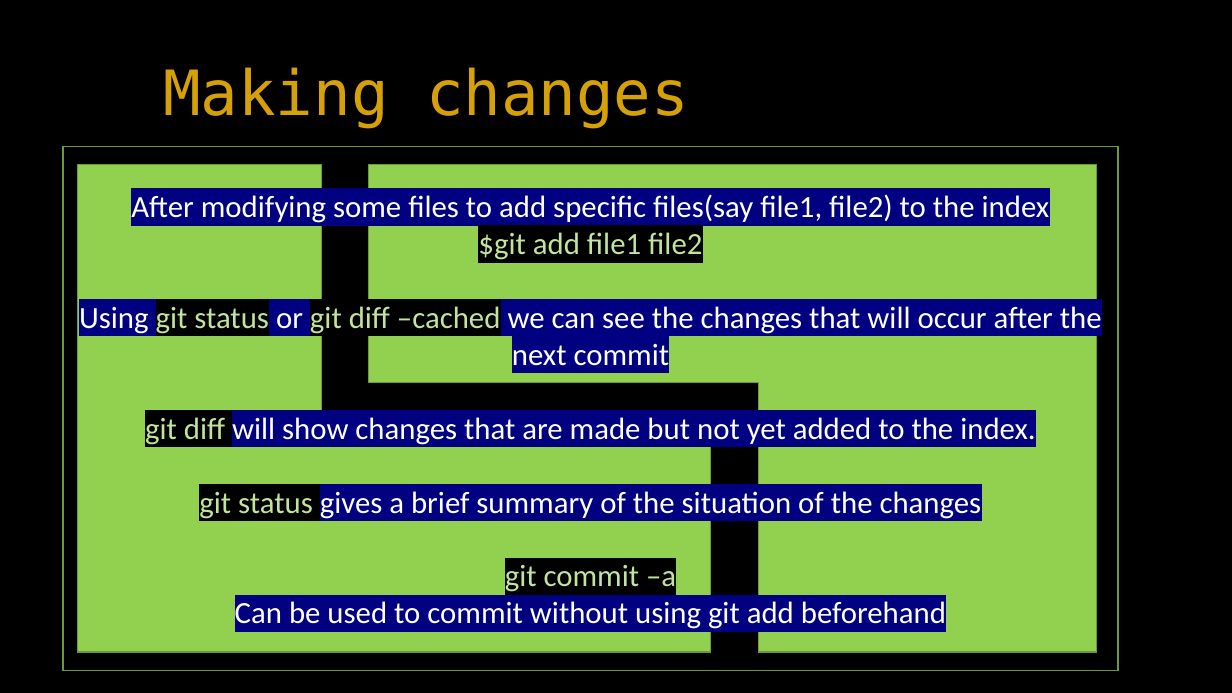
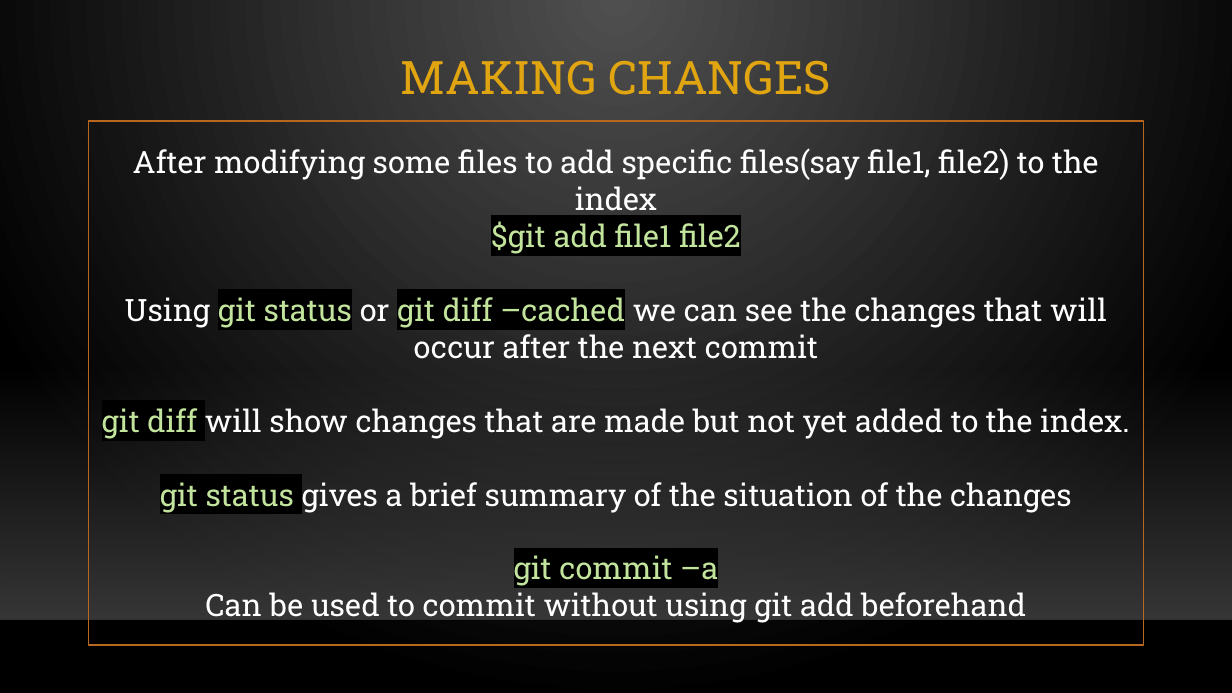
Before and after one commit to gwydion67/KOSS-presentation, a slide deck: slide 6 of New Git Concepts.pptx. Drawn at 1232x693 pixels with LibreOffice and Linux fonts; fonts in the diff are those of the drawing; background and template pictures are left out. Boxes give left, top, right and bottom in pixels: in the first picture for what was removed or moved away, otherwise in the second. Text is boxed around its words. In the diff, an @@ line names an element or a change of style, - is before the commit and + after.

```diff
--- a/New Git Concepts.pptx
+++ b/New Git Concepts.pptx
@@ background #000000 to gradient #505050 to #000000 @@
@@ title at (401, 60, 831, 95): text changed; size 48.6 to 36 pt; font DejaVu Sans Mono to Roboto Slab; text colour #D6A008 to #E1A511 @@
-Making changes
+MAKING CHANGES
@@ rectangle "After modifying some files to ...": place and size @@
-rectangle "After modifying some files to ..." at (63, 146, 1118, 670)
+rectangle "After modifying some files to ..." at (89, 121, 1144, 645)
@@ rectangle "After modifying some files to ..." at (89, 121, 1144, 645): font Calibri to Roboto Slab; highlight #000080 to none in "After modifying some files to add specific ...", "Using or we can see the changes ...", "will show changes that are made but ...", "gives a brief summary of the situation ..." and 1 more places; outline #6C9A3B 1 pt to #BA681E 1.25 pt @@
@@ corner removed at (78, 165, 711, 653) @@
@@ corner removed at (369, 165, 1096, 653) @@
@@ rectangle added at (0, 366, 1232, 619), fill gradient #454545 @@
@@ line added from (0, 620) to (1232, 620), #000001 1 pt @@
```
Also in this commit, not shown: 9 other slides changed, 6 slides added, 6 slides removed.
